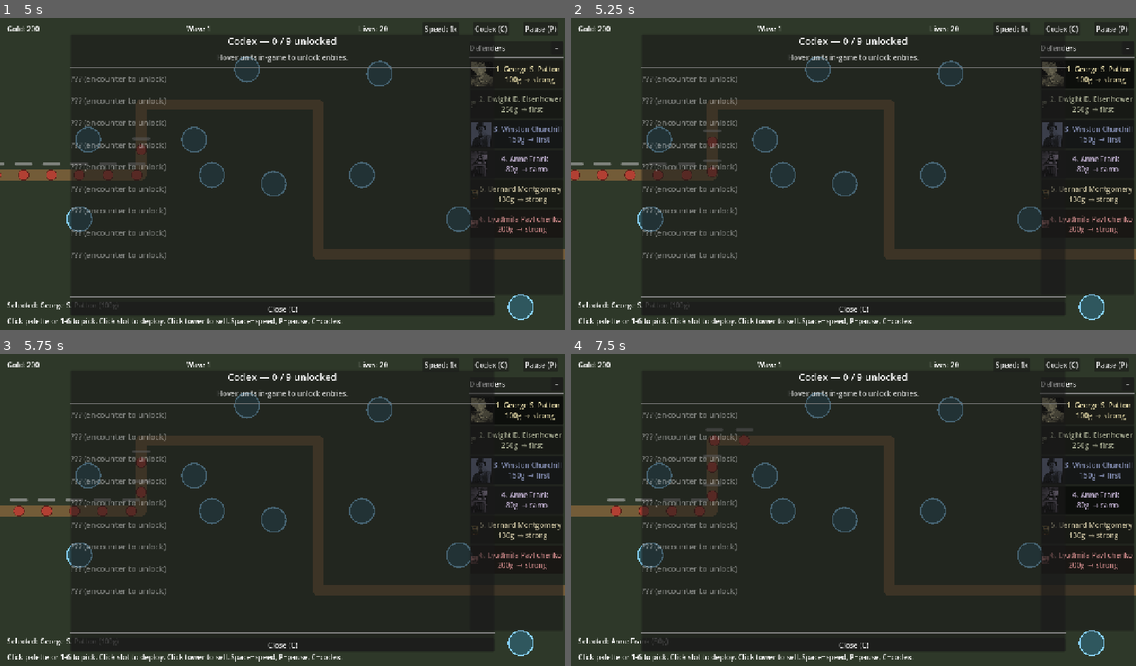
Above: before the commit, frames 1-4 (two rows, left to right).
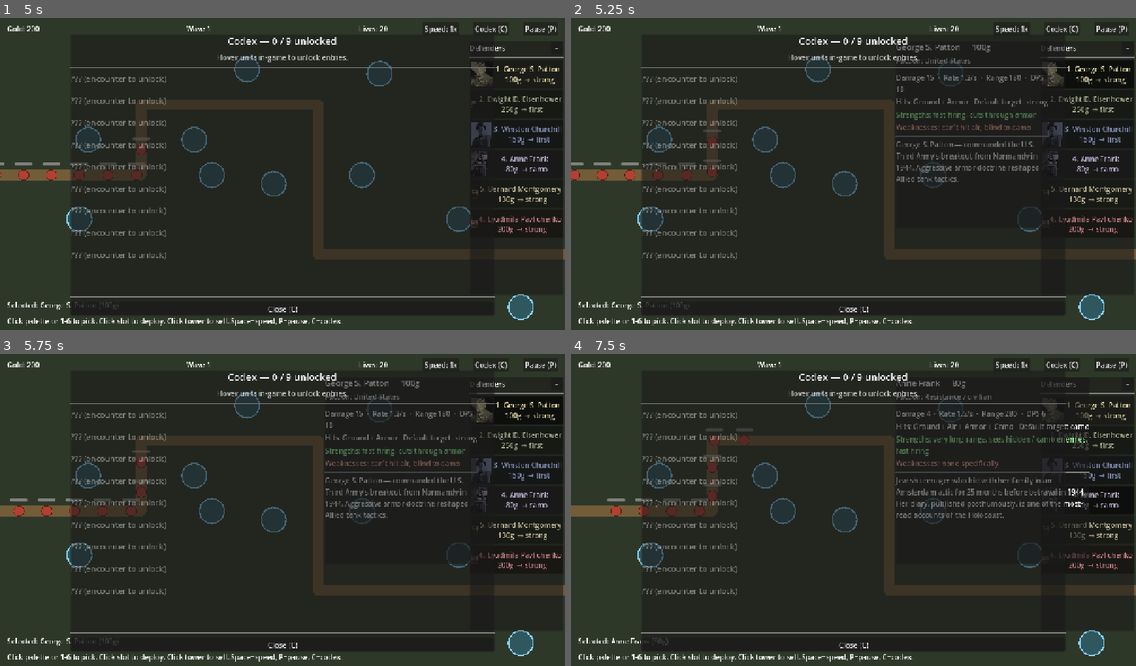
Above: after the commit, the same moments.

Repository: Josh-Buck/wwii-td
Game: Godot game, scene res://scenes/main/Main.tscn
Same seed, same stepped clock (60 frames per second), same inputs: the game is played once before the commit and once after it.
Inputs:
- Up to frame 1 (5 s): click "Speed: 1x" at 0.5 s; click "Speed: 2x" at 1.25 s; click "Speed: 4x" at 2 s; click "Codex (C)" at 2.75 s; click "−" at 3.5 s; click "◂" at 4.25 s
- Up to frame 2 (5.25 s): click "1. George S. Patton 100g → st…" at 5 s
- Up to frame 3 (5.75 s): no input
- Up to frame 4 (7.5 s): click "2. Dwight D. Eisenhower 250g …" at 5.75 s; click "3. Winston Churchill 150g → f…" at 6.5 s; click "4. Anne Frank 80g → camo" at 7.25 s

Frame 1 is identical in both runs. In frame 2, 1.9% of the frame differs, in the area x 57-85%, y 8-68%; in frame 3, 1.9%; in frame 4, 2.9%, in the area x 57-92%, y 8-68%.

Commit message:
M2: defender info panel on sidebar hover (stats, strengths, weaknesses, lore)

Diff:
--- a/scenes/ui/HUD.gd
+++ b/scenes/ui/HUD.gd
@@ -29,6 +29,14 @@
 @onready var sidebar_list: VBoxContainer = $TowerSidebar/VBox/ScrollContainer/PaletteList
 @onready var sidebar_collapse_btn: Button = $TowerSidebar/VBox/HeaderRow/CollapseButton
 @onready var sidebar_tab: Button = $TowerSidebarTab
+@onready var def_info_panel: PanelContainer = $DefenderInfoPanel
+@onready var def_name: Label = $DefenderInfoPanel/VBox/NameLabel
+@onready var def_faction: Label = $DefenderInfoPanel/VBox/FactionLabel
+@onready var def_stats: Label = $DefenderInfoPanel/VBox/StatsLabel
+@onready var def_hits: Label = $DefenderInfoPanel/VBox/HitsLabel
+@onready var def_strength: Label = $DefenderInfoPanel/VBox/StrengthLabel
+@onready var def_weakness: Label = $DefenderInfoPanel/VBox/WeaknessLabel
+@onready var def_lore: Label = $DefenderInfoPanel/VBox/LoreLabel
 
 const _SPEED_CYCLE: Array[float] = [1.0, 2.0, 4.0]
 var _speed_idx: int = 0
@@ -155,11 +163,90 @@
 	btn.add_theme_color_override("font_color", Color.WHITE)
 	btn.modulate = stats.color.lerp(Color.WHITE, 0.4)
 	btn.pressed.connect(_on_palette_btn_pressed.bind(idx))
+	btn.mouse_entered.connect(_show_defender_info.bind(stats))
+	btn.mouse_exited.connect(_hide_defender_info)
 	# If a portrait texture exists, drop it into the button as an icon.
 	if stats.portrait != null:
 		btn.icon = stats.portrait
 		btn.expand_icon = true
 	return btn
+
+func _show_defender_info(stats: Resource) -> void:
+	if stats == null:
+		return
+	def_name.text = "%s — %dg" % [stats.display_name, stats.cost]
+	def_faction.text = "Faction: %s" % _faction_label(stats.faction)
+	var dps: float = stats.damage * stats.fire_rate
+	var aoe_str: String = ""
+	if stats.aoe_radius > 0:
+		aoe_str = "  AoE r%d" % int(stats.aoe_radius)
+	def_stats.text = "Damage %d  ·  Rate %.1f/s  ·  Range %d  ·  DPS %d%s" % [
+		int(stats.damage), stats.fire_rate, int(stats.range_px), int(dps), aoe_str
+	]
+	def_hits.text = "Hits: %s   Default target: %s" % [
+		_hits_text(stats.can_hit),
+		_short_target_label(stats.default_targeting).replace("→ ", ""),
+	]
+	def_strength.text = "Strengths: %s" % _strengths_for(stats)
+	def_weakness.text = "Weaknesses: %s" % _weaknesses_for(stats)
+	def_lore.text = stats.tooltip_lore
+	def_info_panel.visible = true
+
+func _hide_defender_info() -> void:
+	def_info_panel.visible = false
+
+func _faction_label(f: StringName) -> String:
+	match f:
+		&"us": return "United States"
+		&"uk": return "United Kingdom"
+		&"ussr": return "Soviet Union"
+		&"resistance": return "Resistance / civilian"
+		&"axis_germany": return "Nazi Germany"
+		&"axis_japan": return "Imperial Japan"
+		&"axis_italy": return "Fascist Italy"
+	return String(f)
+
+func _hits_text(flags: int) -> String:
+	var parts: Array[String] = []
+	if flags & 1: parts.append("Ground")
+	if flags & 2: parts.append("Air")
+	if flags & 4: parts.append("Armor")
+	if flags & 8: parts.append("Camo")
+	return " + ".join(parts) if parts.size() > 0 else "—"
+
+func _strengths_for(stats: Resource) -> String:
+	var parts: Array[String] = []
+	if stats.aoe_radius > 0:
+		parts.append("clears tight clusters")
+	if stats.range_px >= 250:
+		parts.append("very long range")
+	if stats.damage >= 50 and stats.fire_rate <= 0.4:
+		parts.append("massive single-shot vs heavies")
+	if (stats.can_hit & 8) != 0:
+		parts.append("sees hidden / camo enemies")
+	if stats.fire_rate >= 1.2:
+		parts.append("fast firing")
+	if (stats.can_hit & 4) != 0 and stats.damage * stats.fire_rate >= 15:
+		parts.append("cuts through armor")
+	if parts.is_empty():
+		parts.append("flexible generalist")
+	return ", ".join(parts)
+
+func _weaknesses_for(stats: Resource) -> String:
+	var parts: Array[String] = []
+	if (stats.can_hit & 2) == 0:
+		parts.append("can't hit air")
+	if (stats.can_hit & 4) == 0:
+		parts.append("struggles vs armor")
+	if (stats.can_hit & 8) == 0 and stats.range_px < 200:
+		parts.append("blind to camo")
+	if stats.fire_rate <= 0.25:
+		parts.append("very slow rate of fire")
+	if stats.cost >= 200:
+		parts.append("expensive")
+	if parts.is_empty():
+		parts.append("none specifically")
+	return ", ".join(parts)
 
 func _short_target_label(mode: StringName) -> String:
 	match mode:
--- a/scenes/ui/HUD.tscn
+++ b/scenes/ui/HUD.tscn
@@ -100,6 +100,62 @@
 offset_bottom = 100.0
 text = "◂"
 
+[node name="DefenderInfoPanel" type="PanelContainer" parent="."]
+visible = false
+mouse_filter = 2
+offset_left = 736.0
+offset_top = 56.0
+offset_right = 1056.0
+offset_bottom = 480.0
+
+[node name="VBox" type="VBoxContainer" parent="DefenderInfoPanel"]
+mouse_filter = 2
+theme_override_constants/separation = 6
+
+[node name="NameLabel" type="Label" parent="DefenderInfoPanel/VBox"]
+mouse_filter = 2
+text = ""
+theme_override_font_sizes/font_size = 18
+
+[node name="FactionLabel" type="Label" parent="DefenderInfoPanel/VBox"]
+mouse_filter = 2
+text = ""
+modulate = Color(0.85, 0.85, 0.85, 1)
+
+[node name="HSep1" type="HSeparator" parent="DefenderInfoPanel/VBox"]
+
+[node name="StatsLabel" type="Label" parent="DefenderInfoPanel/VBox"]
+mouse_filter = 2
+text = ""
+custom_minimum_size = Vector2(300, 0)
+autowrap_mode = 2
+
+[node name="HitsLabel" type="Label" parent="DefenderInfoPanel/VBox"]
+mouse_filter = 2
+text = ""
+
+[node name="StrengthLabel" type="Label" parent="DefenderInfoPanel/VBox"]
+mouse_filter = 2
+text = ""
+modulate = Color(0.6, 1, 0.6, 1)
+custom_minimum_size = Vector2(300, 0)
+autowrap_mode = 2
+
+[node name="WeaknessLabel" type="Label" parent="DefenderInfoPanel/VBox"]
+mouse_filter = 2
+text = ""
+modulate = Color(1, 0.65, 0.6, 1)
+custom_minimum_size = Vector2(300, 0)
+autowrap_mode = 2
+
+[node name="HSep2" type="HSeparator" parent="DefenderInfoPanel/VBox"]
+
+[node name="LoreLabel" type="Label" parent="DefenderInfoPanel/VBox"]
+mouse_filter = 2
+text = ""
+custom_minimum_size = Vector2(300, 0)
+autowrap_mode = 2
+
 [node name="Tooltip" type="PanelContainer" parent="."]
 visible = false
 mouse_filter = 2
